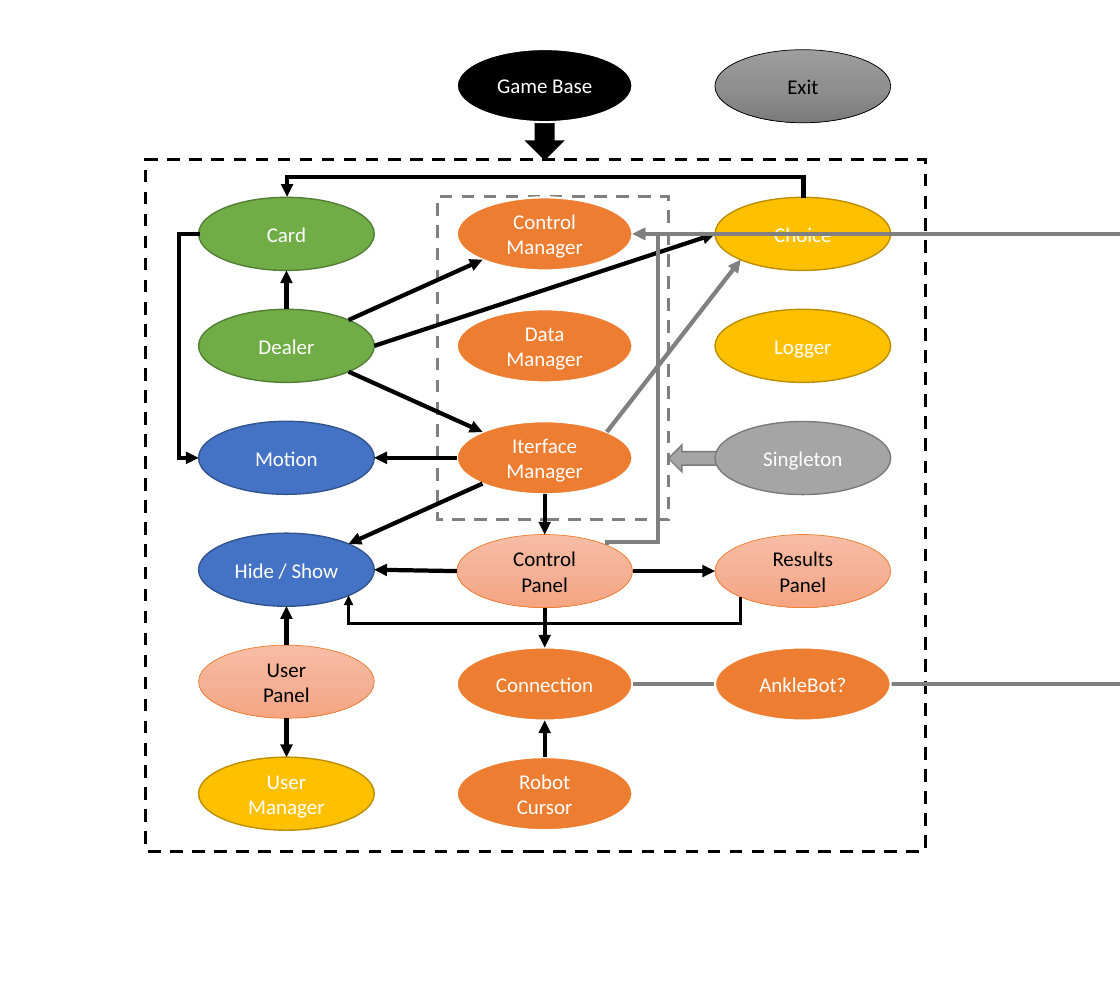
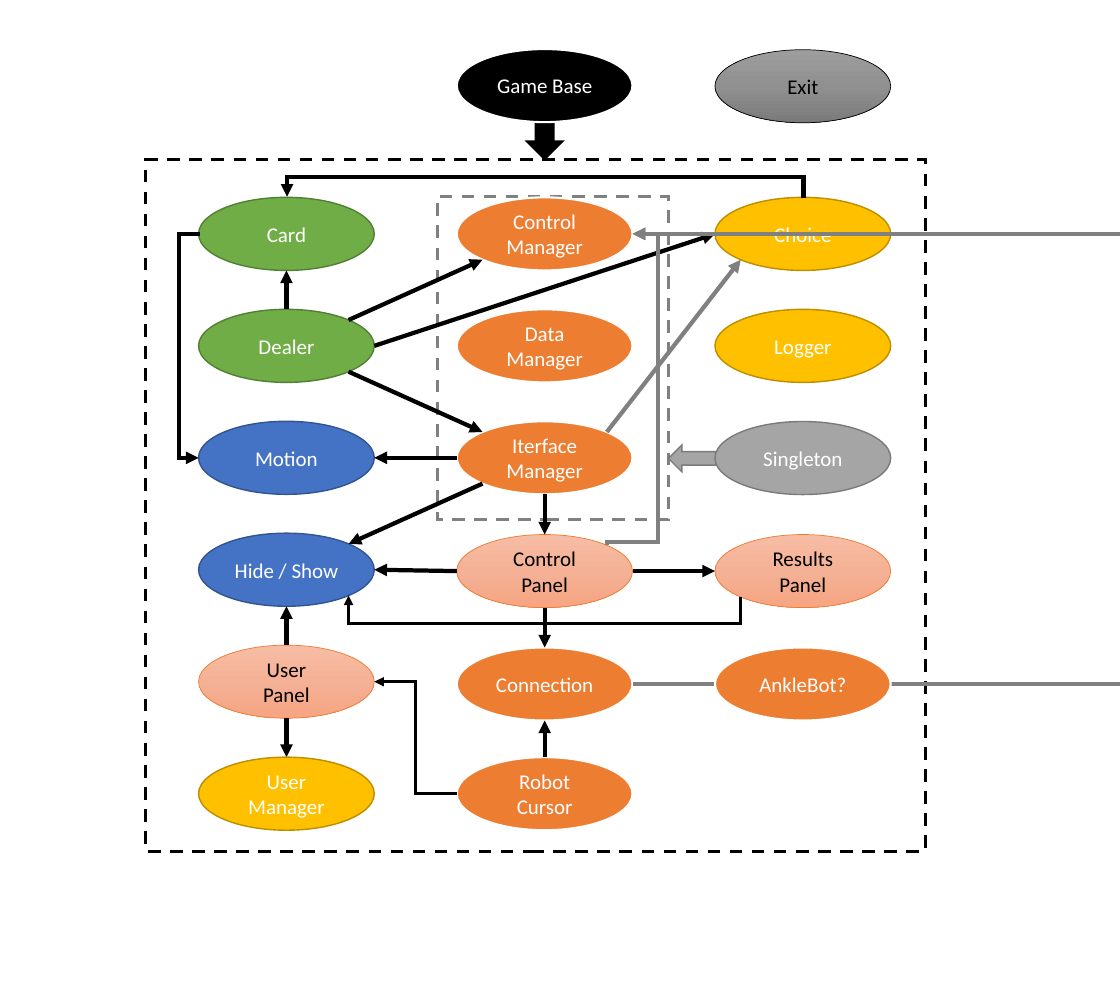
Before and after one commit to ThalesBP/AVC_CardGame, a slide deck: slide 1 of Script Flow.pptx. Drawn at 1120x981 pixels with LibreOffice and Linux fonts; fonts in the diff are those of the drawing. Boxes give left, top, right and bottom in pixels: in the first picture for what was removed or moved away, otherwise in the second. Text is boxed around its words. In the diff, an @@ line names an element or a change of style, - is before the commit and + after.

```diff
--- a/Script Flow.pptx
+++ b/Script Flow.pptx
@@ elbow arrow added from (457, 795) to (374, 682), #000000 2.25 pt @@
```
Also in this commit, not shown: 6 other files.
